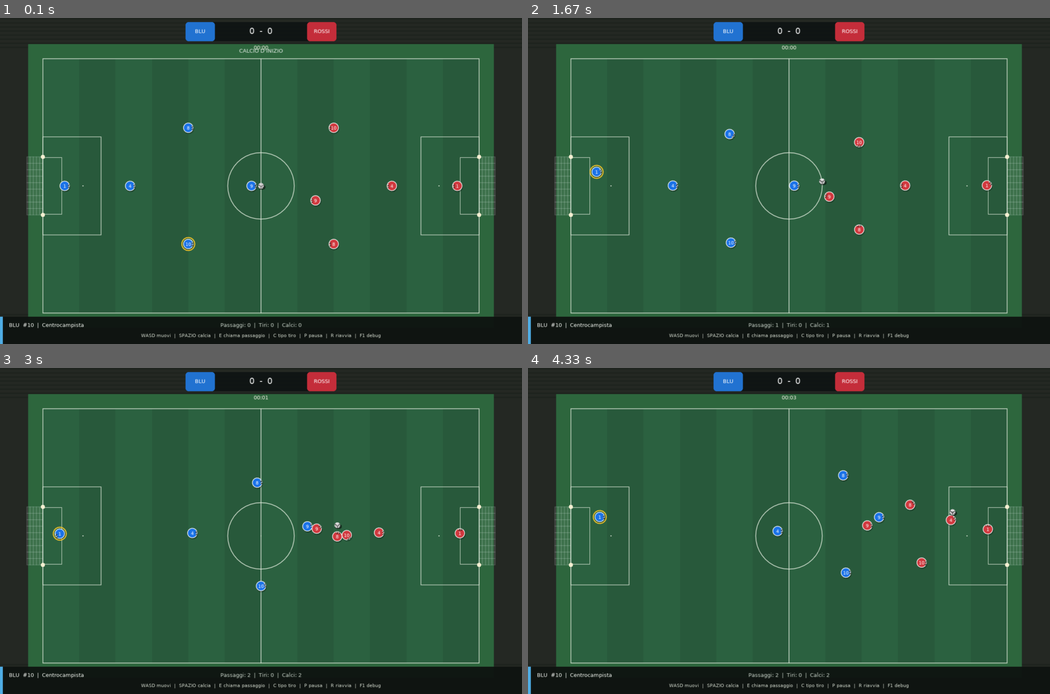
Above: before the commit, frames 1-4 (two rows, left to right).
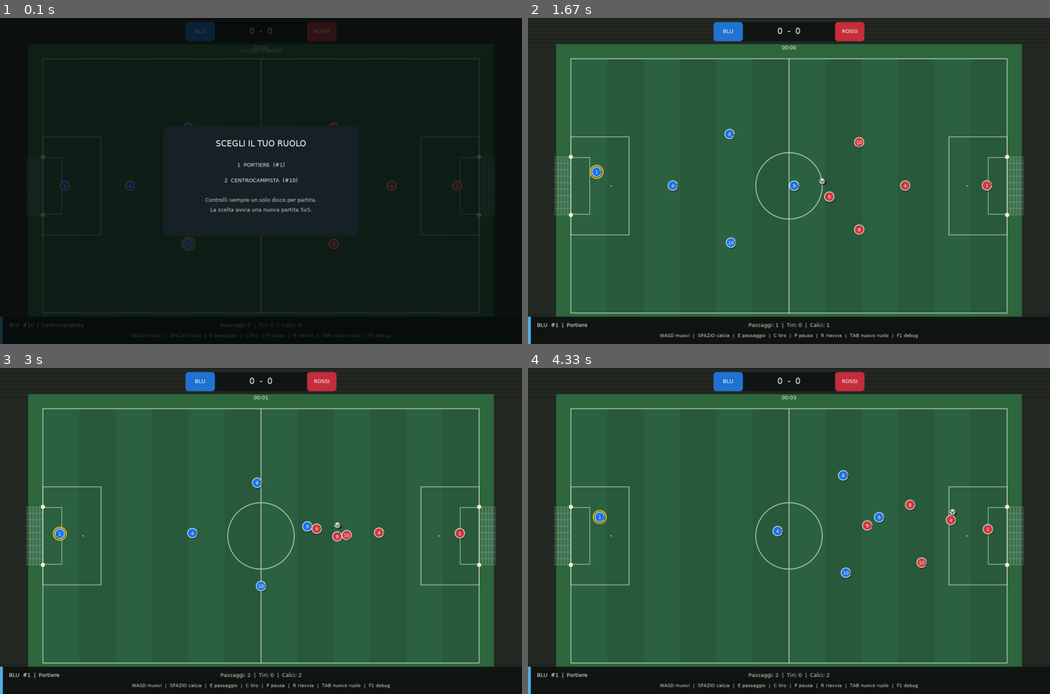
Above: after the commit, the same moments.

Repository: Askeladd22/FoosballPhysicsLab
Game: LÖVE game, started from main.lua
Same seed, same stepped clock (60 frames per second), same inputs: the game is played once before the commit and once after it.
Inputs:
- Up to frame 1 (0.1 s): no input
- Up to frame 2 (1.67 s): tap 1 at 0.33 s; hold Right 0.67-1.13 s; hold Up 1.17-1.47 s; hold Right from 1.5 s (still down); tap J at 1.57 s
- Up to frame 3 (3 s): tap J at 1.87, 2.07, 2.37, 2.63, 2.97 s; release Right at 1.97 s; hold Left 2-2.53 s; tap K at 2.15 s; hold Down 2.57-2.87 s; hold Left from 2.9 s (still down)
- Up to frame 4 (4.33 s): tap J at 3.27, 3.4, 3.8, 4.1 s; release Left at 3.3 s; hold Up 3.33-3.7 s; tap K at 3.48 s; hold Right from 3.73 s (still down)

The runs differ from the first frame. In frame 1, 76% of the frame differs, in the area x 0-95%, y 1-100%; in frame 2, 0.4%; in frame 3, 0.4%; in frame 4, 0.4%.

Commit message:
Show goalkeeper/midfielder prematch selection in classic 2D interface

Diff:
--- a/src/view.lua
+++ b/src/view.lua
@@ -202,13 +202,14 @@
     lg.rectangle("fill",0,h-67,7,67)
     lg.setFont(fonts.label)
     lg.setColor(0.96,0.97,0.95)
-    lg.print("BLU  #10  |  Centrocampista",22,h-55)
+    local role=s.controlled.role=="GK" and "Portiere" or "Centrocampista"
+    lg.print(string.format("BLU  #%d  |  %s",s.controlled.number,role),22,h-55)
     lg.setColor(0.80,0.84,0.8)
     centered(string.format("Passaggi: %d  |  Tiri: %d  |  Calci: %d",
         s.passAttempts or 0,s.shotAttempts or 0,s.totalKicks or 0),w/2,h-55)
     lg.setFont(fonts.small)
     lg.setColor(0.82,0.85,0.8)
-    centered("WASD muovi  |  SPAZIO calcia  |  E chiama passaggio  |  C tipo tiro  |  P pausa  |  R riavvia  |  F1 debug",w/2,h-28)
+    centered("WASD muovi  |  SPAZIO calcia  |  E passaggio  |  C tiro  |  P pausa  |  R riavvia  |  TAB nuovo ruolo  |  F1 debug",w/2,h-28)
     if ui.debug then
         lg.setFont(fonts.small)
         lg.setColor(1,1,1,0.88)
@@ -221,5 +222,23 @@
         lg.setColor(0.99,0.77,0.20)
         lg.rectangle("fill",w/2-56,h-81,112*(ui.charge/0.6),7,3,3)
     end
+    if ui.chooseRole then
+        lg.setColor(0.02,0.04,0.04,0.78)
+        lg.rectangle("fill",0,0,w,h)
+        local boxWidth=math.min(480,w-48)
+        local boxX=(w-boxWidth)/2
+        lg.setColor(0.09,0.13,0.15,0.98)
+        lg.rectangle("fill",boxX,h/2-135,boxWidth,270,14,14)
+        lg.setColor(1,1,1)
+        lg.setFont(fonts.score)
+        centered("SCEGLI IL TUO RUOLO",w/2,h/2-104)
+        lg.setFont(fonts.label)
+        lg.setColor(0.88,0.93,0.91)
+        centered("1  PORTIERE  (#1)",w/2,h/2-48)
+        centered("2  CENTROCAMPISTA  (#10)",w/2,h/2-10)
+        lg.setColor(0.76,0.81,0.77)
+        centered("Controlli sempre un solo disco per partita.",w/2,h/2+38)
+        centered("La scelta avvia una nuova partita 5v5.",w/2,h/2+62)
+    end
 end
 return View
